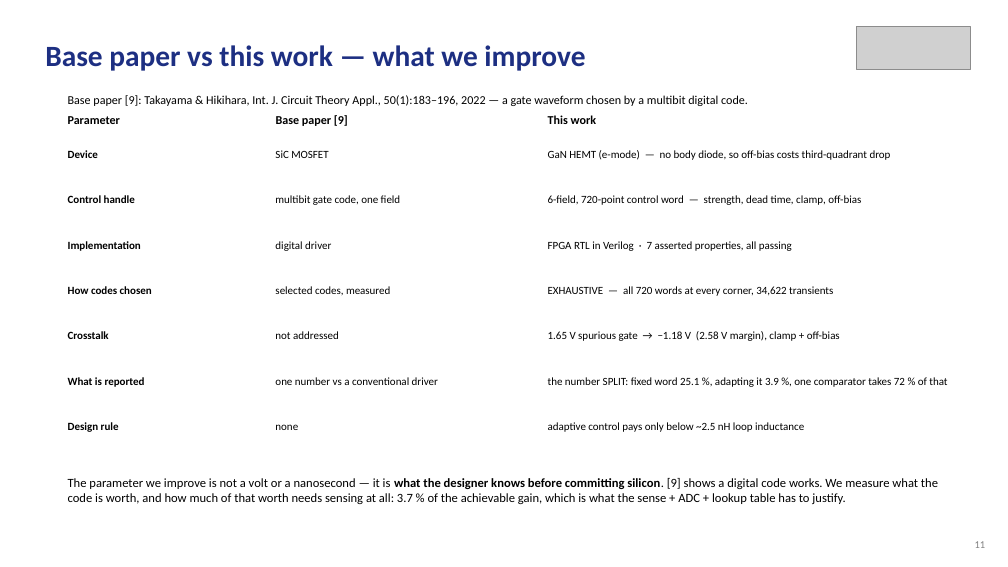
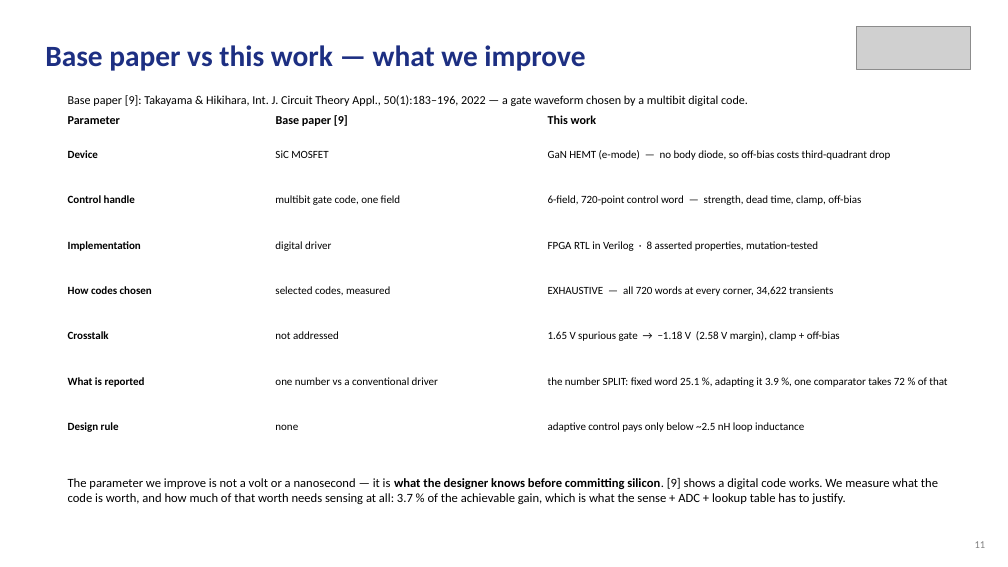
Before and after one commit to Amritha902/gan-driver, a slide deck: slide 11 of review/Review1_GaN_Segmented_Gate_Driver.pptx. Drawn at 1008x567 pixels with LibreOffice and Linux fonts; fonts in the diff are those of the drawing; grey boxes stand for pictures. Boxes give left, top, right and bottom in pixels: in the first picture for what was removed or moved away, otherwise in the second. Text is boxed around its words. In the diff, an @@ line names an element or a change of style, - is before the commit and + after.

```diff
--- a/review/Review1_GaN_Segmented_Gate_Driver.pptx
+++ b/review/Review1_GaN_Segmented_Gate_Driver.pptx
@@ text at (x1=548, y1=241, x2=818, y2=251): text changed @@
-FPGA RTL in Verilog · 7 asserted properties, all passing
+FPGA RTL in Verilog · 8 asserted properties, mutation-tested
```
Also in this commit, not shown: 1 other slide changed, 2 other files.
